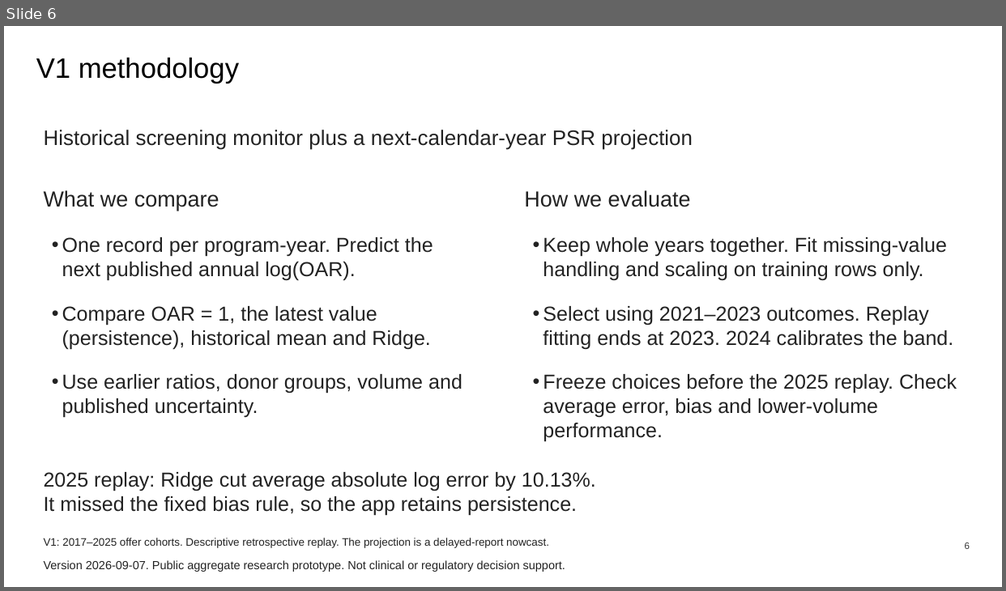
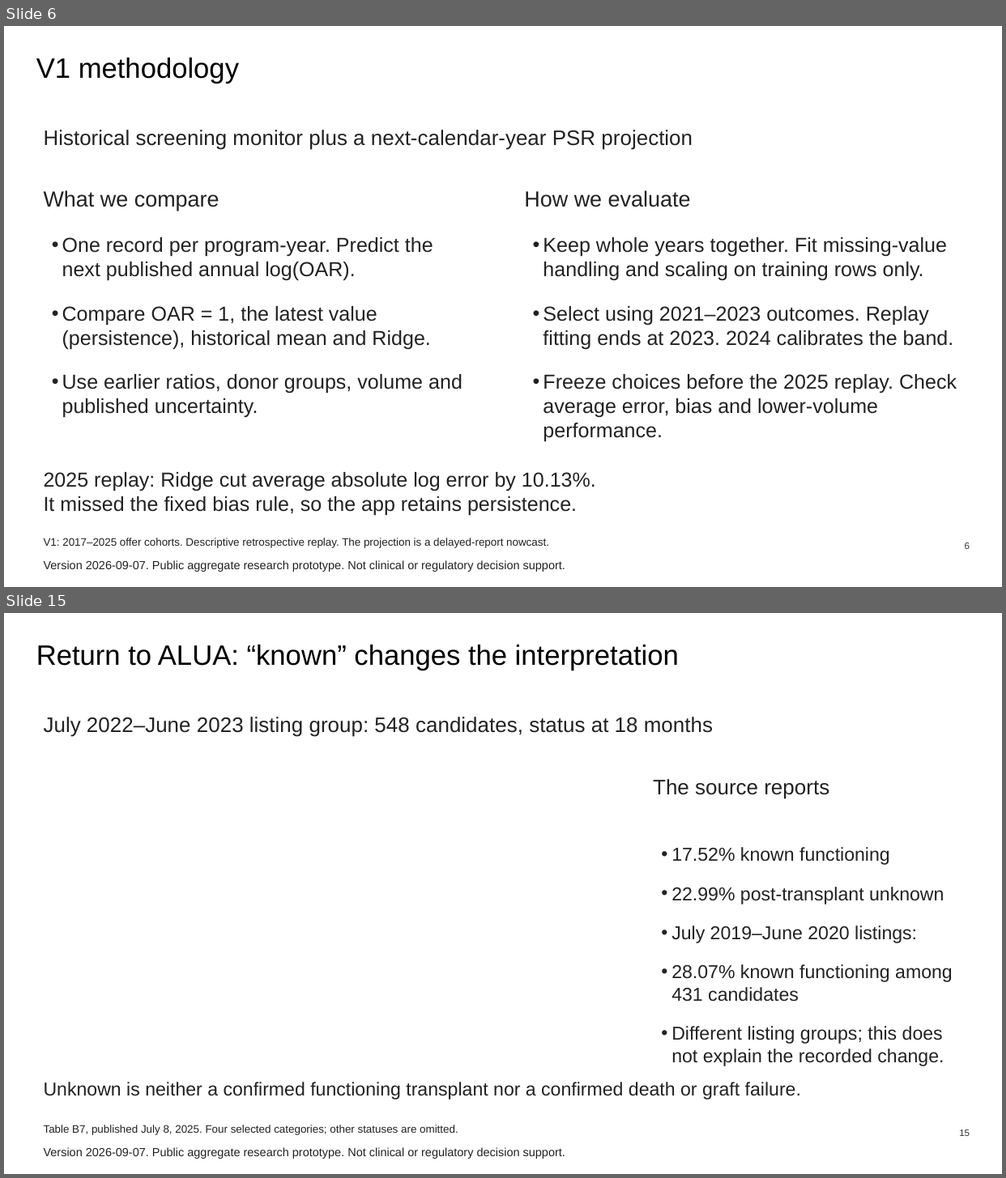
Before and after one commit to ca34525/Kidney-Acceptance-Signal-Monitor, a slide deck: docs/presentation/data-walkthrough/data-walkthrough.pptx. Shown one above the other, each under a label of ours: slide 6 before the commit, slides 6 and 15 after it; the slides between them are not shown. The pictures are 1006x591 and 1006x1178 pixels, drawn with LibreOffice and Linux fonts; fonts in the diff are those of the drawing. Boxes give left, top, right and bottom in pixels: in the first picture for what was removed or moved away, otherwise in the second. Text is boxed around its words. In the diff, an @@ line names an element or a change of style, - is before the commit and + after.

```diff
--- a/docs/presentation/data-walkthrough/data-walkthrough.pptx
+++ b/docs/presentation/data-walkthrough/data-walkthrough.pptx
@@ slide 15 added at bbox=[4, 613, 1002, 1174], background #FFFFFF @@
@@ title added at bbox=[36, 645, 679, 671], 27 pt, text #000000 @@
+Return to ALUA: “known” changes the interpretation
@@ text added at bbox=[44, 717, 713, 737], 20.2 pt, text #222222 @@
+July 2022–June 2023 listing group: 548 candidates, status at 18 months
@@ text added at bbox=[653, 779, 829, 799], 20.2 pt, text #222222 @@
+The source reports
@@ text added at bbox=[671, 847, 953, 1067], 18 pt, text #222222 @@
+• 17.52% known functioning
+• 22.99% post-transplant unknown
+• July 2019–June 2020 listings:
+  28.07% known functioning among 431 candidates
+• Different listing groups; this does not explain the recorded change.
@@ text added at bbox=[44, 1082, 801, 1100], 18 pt, text #222222 @@
+Unknown is neither a confirmed functioning transplant nor a confirmed death or graft failure.
@@ text added at bbox=[44, 1125, 458, 1135], 10.5 pt, text #222222 @@
+Table B7, published July 8, 2025. Four selected categories; other statuses are omitted.
@@ page number added at bbox=[959, 1130, 970, 1136], 9 pt, text #333333 @@
+15
@@ text added at bbox=[44, 1148, 565, 1159], 11.2 pt, text #222222 @@
+Version 2026-09-07. Public aggregate research prototype. Not clinical or regulatory decision support.
```
Also in this commit, not shown: 17 other slides added, 7 other files.
